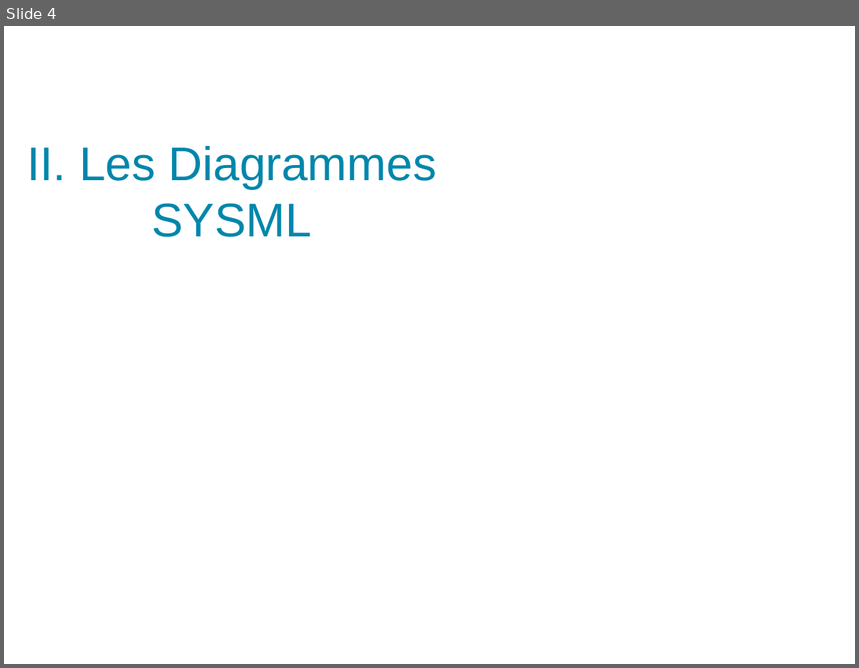
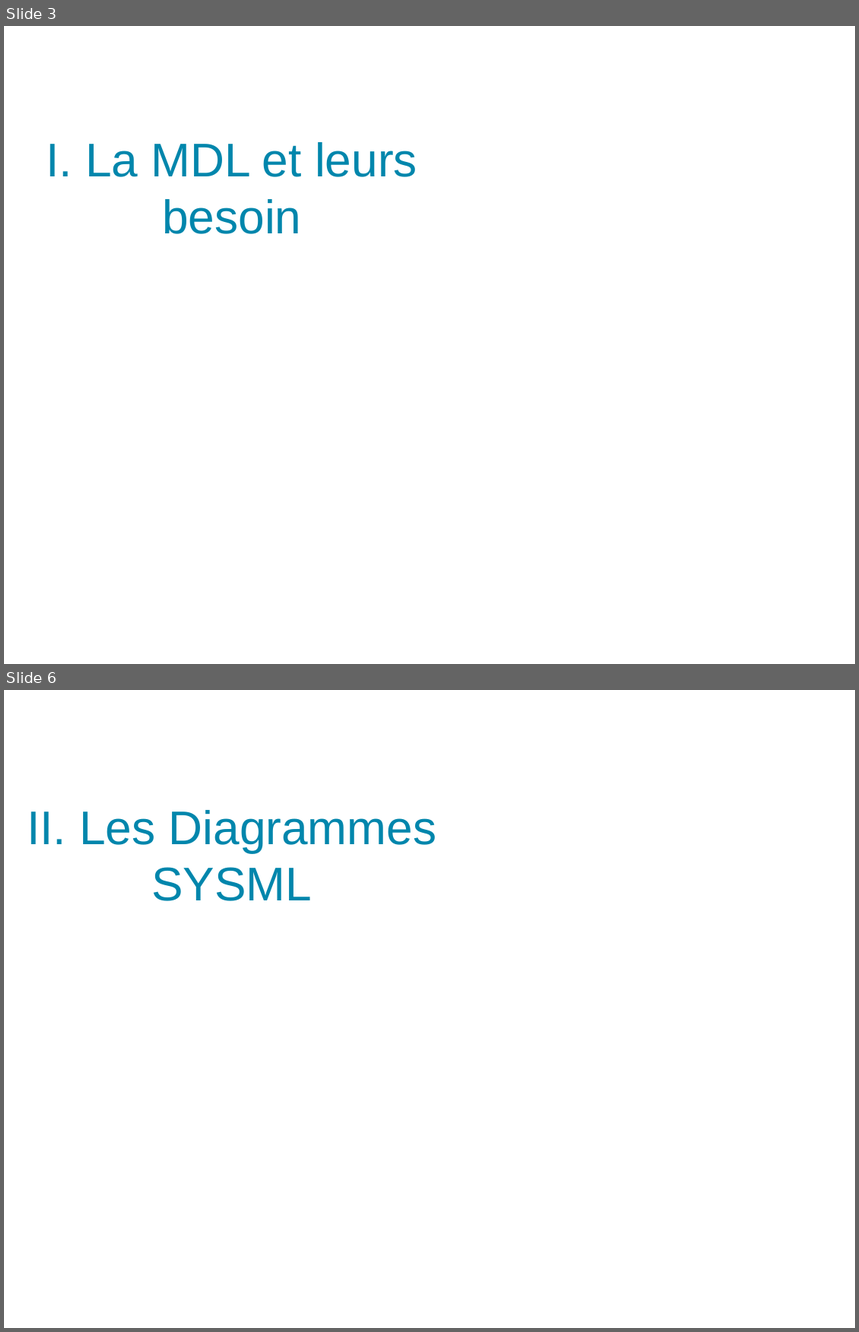
Before and after one commit to PinaudLucas/Projet, a slide deck: Lucas/Revue_1.odp. Shown one above the other, each under a label of ours: slide 4 before the commit, slides 3 and 6 after it; the slides between them are not shown. The pictures are 859x668 and 859x1332 pixels, drawn with LibreOffice and Linux fonts; fonts in the diff are those of the drawing; background and template pictures are left out. Boxes give left, top, right and bottom in pixels: in the first picture for what was removed or moved away, otherwise in the second. Text is boxed around its words. In the diff, an @@ line names an element or a change of style, - is before the commit and + after.

```diff
--- a/Lucas/Revue_1.odp
+++ b/Lucas/Revue_1.odp
@@ slide 3 added at [4, 26, 855, 664], background picture (left out) @@
@@ title added at [47, 142, 417, 234], 40 pt, text #0086AC @@
+I. La MDL et leurs besoin
@@ what was slide 4 is now slide 6 @@
```
Also in this commit, not shown: 7 slides changed, 5 other slides added, 2 other files.
